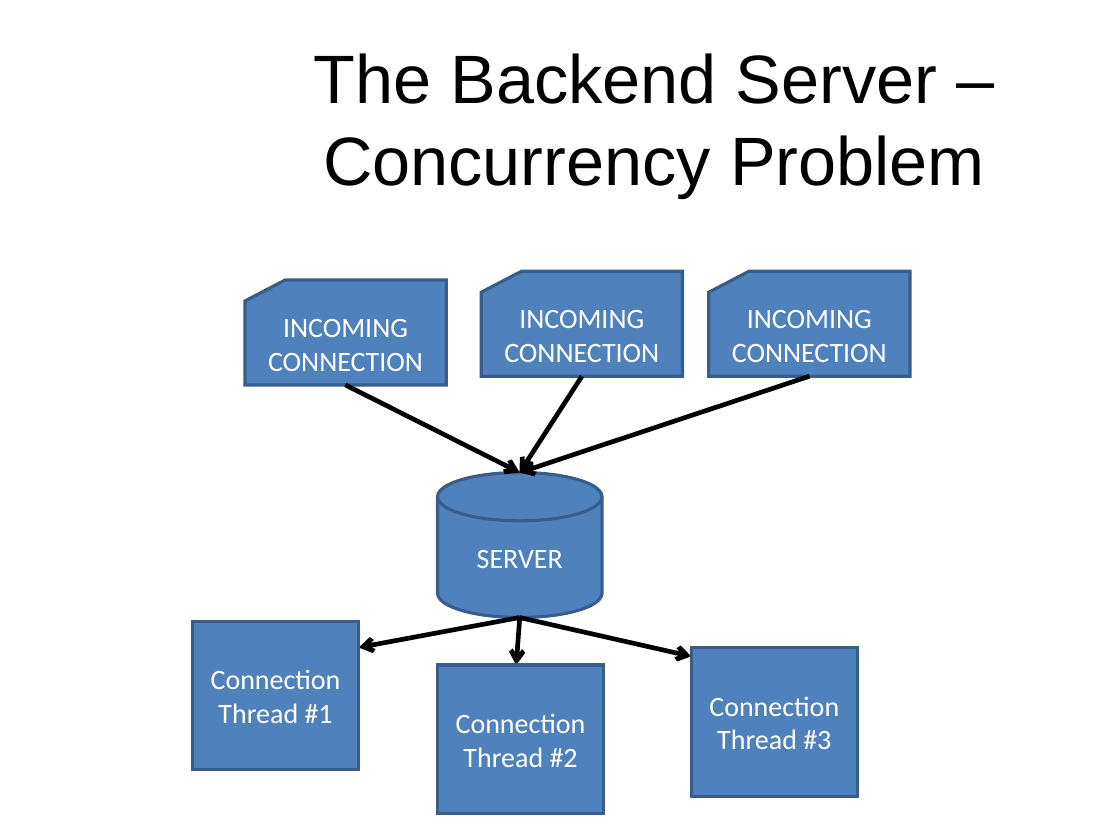
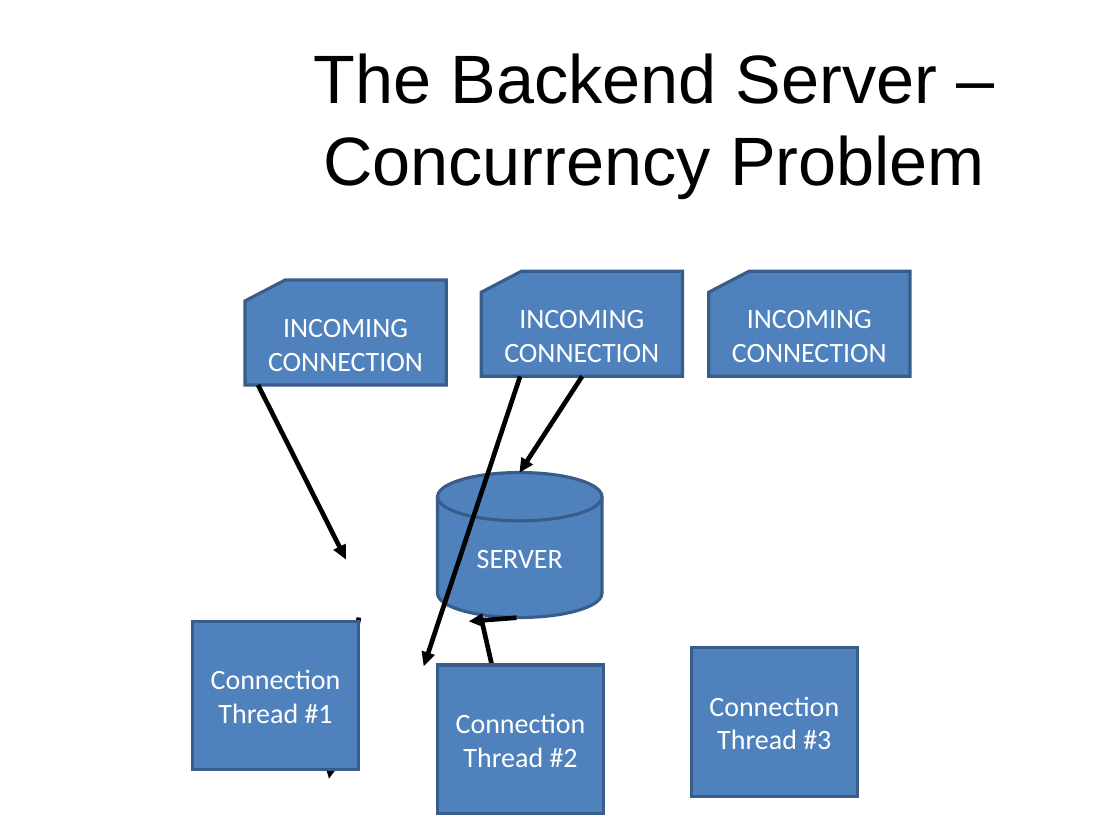
Before and after one commit to master20151121/mmoments, a slide deck: slide 13 of Mobile Musical Moments.ppt. Drawn at 1120x840 pixels with LibreOffice and Linux fonts; fonts in the diff are those of the drawing; background and template pictures are left out. Boxes give left, top, right and bottom in pixels: in the first picture for what was removed or moved away, otherwise in the second. Text is boxed around its words. In the diff, an @@ line names an element or a change of style, - is before the commit and + after.

```diff
--- a/Mobile Musical Moments.ppt
+++ b/Mobile Musical Moments.ppt
@@ arrow added from (258, 385) to (346, 559), #000000 3 pt @@
@@ arrow removed from (345, 385) to (520, 473) @@
@@ arrow added from (520, 376) to (423, 666), #000000 3 pt @@
@@ arrow (582, 376) - (520, 473): arrowheads changed @@
@@ arrow removed from (810, 376) to (520, 473) @@
@@ arrow added from (358, 617) to (329, 778), #000000 3 pt @@
@@ arrow moved from (520, 617) - (358, 647) to (516, 618) - (469, 622) @@
@@ arrow (516, 618) - (469, 622): arrowheads changed @@
@@ arrow moved from (520, 617) - (516, 665) to (482, 617) - (520, 790) @@
@@ arrow (482, 617) - (520, 790): arrowheads changed @@
@@ arrow removed from (520, 617) to (691, 656) @@
```
Also in this commit, not shown: 9 other slides changed, 1 slide added.
